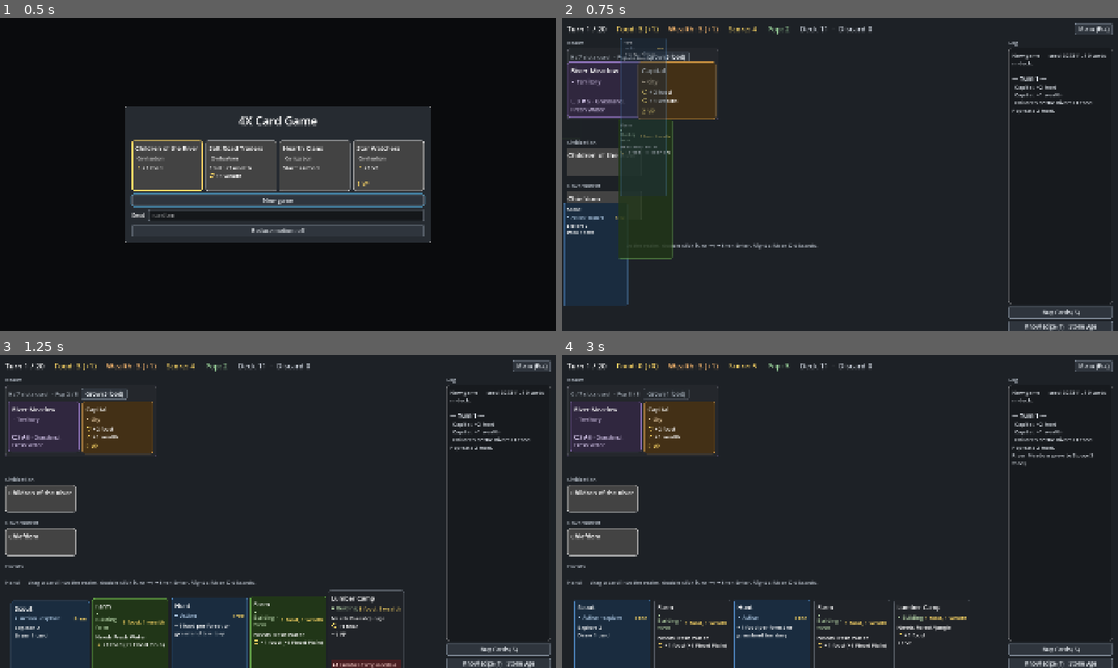
Above: before the commit, frames 1-4 (two rows, left to right).
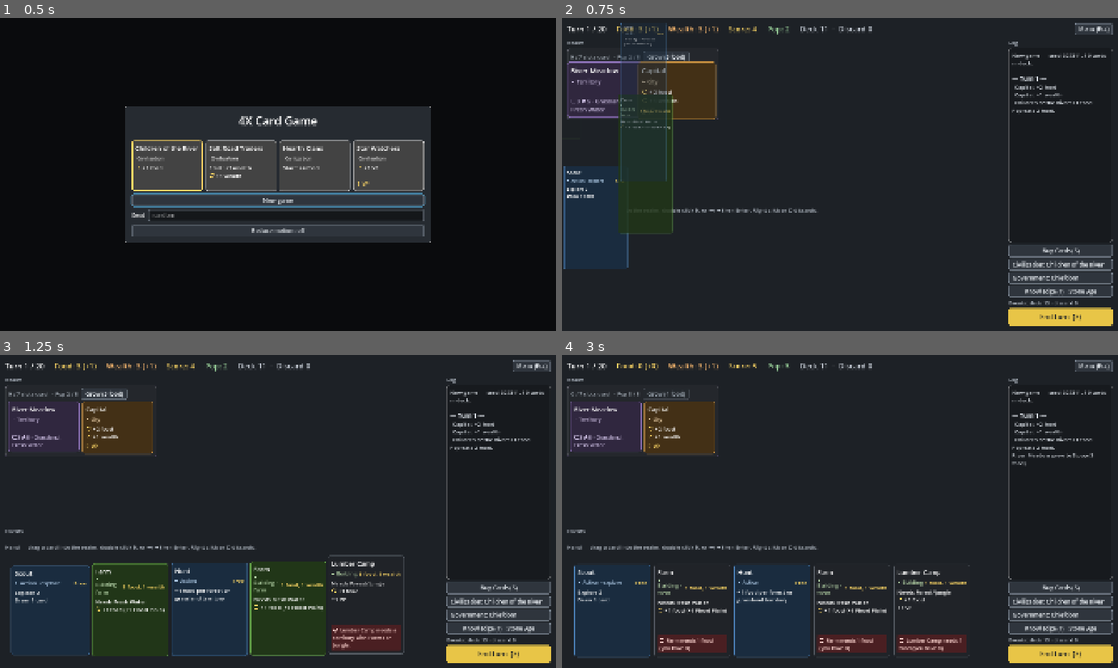
Above: after the commit, the same moments.

Repository: r888888888/4x-card-game
Game: Godot game, scene res://ui/main.tscn
The game is run twice, just before and just after one commit, with the same random seed, the same clock (stepped at 60 frames per second) and the same inputs.
Inputs (mouse positions are in pixels of both pictures, inside the frame that each line leads up to):
- Up to frame 1 (0.5 s): no input
- Up to frame 2 (0.75 s): click "New game" at 0.5 s
- Up to frame 3 (1.25 s): no input
- Up to frame 4 (3 s): tap Enter (ui_accept) at 1.25 s; drag from (606, 426) to (895, 442) at 1.27 s; drag from (678, 426) to (812, 574) at 2.02 s; click "Grow (3 food)" at 2.75 s

Frame 1 is identical in both runs. In frame 2, 9.0% of the frame differs, in the area x 0-100%, y 1-100%; in frame 3, 16%, in the area x 0-100%, y 38-100%; in frame 4, 15%.

Commit message:
088: civilization and government as side-panel lines
Co-Authored-By: Claude Opus 5.5 <noreply@anthropic.com>

Diff:
--- a/ui/main.gd
+++ b/ui/main.gd
@@ -31,11 +31,11 @@
 var _menu: GameMenu
 var _menu_return: CardView  # the card to give the focus back to when the menu closes (null: the Menu button)
 var _card_before_menu_button: CardView  # the focused card when the Menu button took the focus
-var _row_sections := {}  # zone -> its heading and row (Frontier, Known, Civilization, Government), hidden while the zone is empty
+var _row_sections := {}  # zone -> its heading and row (Frontier, Known), hidden while the zone is empty
 var _events_section: Control  # the active events' heading and row, hidden when the config has no event deck (068)
 var _events_row: HBoxContainer  # the active events, in draw order
 var _side: SidePanel
-var _play_area: VBoxContainer  # the sections, top to bottom: Realm, Frontier, Known, Civilization, Government, Events, Hand
+var _play_area: VBoxContainer  # the sections, top to bottom: Realm, Frontier, Known, Events, Hand
 var _game_over: GameOverOverlay
 var _outcome := {}  # the last card_played outcome, animated by the next _refresh
 var _outcome_point := Vector2.ZERO  # where the played card was when it was played
@@ -141,6 +141,19 @@
 		shown.append({"uid": view.uid, "id": Game.engine.zone("active_events").find(view.uid).def.id, "text": view.event_info_text()})
 	var info := _side.event_info
 	return {"visible": _events_section.visible, "info": info.text, "tooltip": info.tooltip_text, "views": shown}
+
+
+## Test hook (088): the visible civilization and government lines in the side panel, top to bottom, as {text, tooltip}.
+func identity_lines() -> Array[Dictionary]:
+	var out: Array[Dictionary] = []
+	for line in identity_buttons():
+		out.append({"text": line.text, "tooltip": line.tooltip_text})
+	return out
+
+
+## Test hook (088): the visible civilization and government lines, to press.
+func identity_buttons() -> Array[Button]:
+	return _side.identity_buttons().filter(func(b: Button): return b.visible)
 
 
 ## Test hook (053): the play area's section headings, top to bottom, as {text, tooltip}.
@@ -405,6 +418,8 @@
 		return choices.explore_exit_point()
 	if e.zone("deck").find(uid) != null:
 		return _top_bar.pile_point(0.25)
+	if e.zone("government").find(uid) != null:
+		return _side.identity_point("government")
 	if e.zone("event_discard").find(uid) != null:
 		return _side.event_info.get_global_rect().get_center()
 	return _top_bar.pile_point(0.75)
@@ -490,10 +505,6 @@
 		"Territories discovered, not yet settled. Play a city card on one to settle it.")
 	frontier = _row_sections.frontier.get_meta("row")
 	_row_sections.researched = UIKit.card_row_section(_play_area, "Known")
-	_row_sections.civilization = UIKit.card_row_section(_play_area, "Civilization",
-		"The civilization you play as. Its bonuses last all game.")
-	_row_sections.government = UIKit.card_row_section(_play_area, "Government",
-		"Your government. Its bonuses last while it rules. Play another government card to replace it.")
 	_events_section = UIKit.card_row_section(_play_area, "Events")
 	_events_row = _events_section.get_meta("row")
 
@@ -510,7 +521,7 @@
 	hand.add_theme_constant_override("separation", 12)
 	hand_pad.add_child(hand)
 
-	_side = SidePanel.new(func(): tech_tree.open())
+	_side = SidePanel.new(func(): tech_tree.open(), func(card_id: String): details.open_def(card_id))
 	body.add_child(_side)
 
 	# Effects layer, above the board and below the overlays.
--- a/ui/side_panel.gd
+++ b/ui/side_panel.gd
@@ -1,16 +1,19 @@
 class_name SidePanel
 extends VBoxContainer
-## The right-hand column: the log, the Supply button, the Knowledge button (the tech tree), the event pile line, and
-## End turn (which says how many cards to discard while the hand is over its limit).
+## The right-hand column: the log, the Supply button, the civilization and government lines (088), the Knowledge
+## button (the tech tree), the event pile line, and End turn (which says how many cards to discard while the hand is
+## over its limit).
 
 var event_info: Label  # event deck and event discard counts
 var _log: RichTextLabel
 var _knowledge: Button  # opens the tech tree (059); research itself is a card (034)
+var _identity := {}  # zone ("civilization", "government") -> its one-line button; hidden when the zone is empty
 var _end_turn_button: Button
 
 
-## on_knowledge: the Knowledge button's action (open the tech tree).
-func _init(on_knowledge: Callable) -> void:
+## on_knowledge: the Knowledge button's action (open the tech tree). on_details(card_id): what pressing a
+## civilization or government line does (open that card's details).
+func _init(on_knowledge: Callable, on_details: Callable) -> void:
 	add_theme_constant_override("separation", UIKit.HEADING_GAP)
 	add_child(UIKit.heading("Log"))
 	custom_minimum_size.x = 360
@@ -27,6 +30,14 @@
 	_log.add_theme_font_size_override("bold_font_size", 20)
 	_log.add_theme_color_override("default_color", Color("dde3ea"))
 	log_panel.add_child(_log)
+	for zone_name in ["civilization", "government"]:
+		var line := UIKit.button("", func(): on_details.call(_identity[zone_name].get_meta("card_id")))
+		line.alignment = HORIZONTAL_ALIGNMENT_LEFT
+		line.clip_text = true
+		line.text_overrun_behavior = TextServer.OVERRUN_TRIM_ELLIPSIS
+		line.hide()
+		_identity[zone_name] = line
+		add_child(line)
 	_knowledge = UIKit.button("Knowledge (T)", on_knowledge)
 	_knowledge.tooltip_text = "The tech tree: every tech by era, what it costs now and what it gives.\nPlay an Insight card to reveal 2 techs."
 	add_child(_knowledge)
@@ -68,8 +79,28 @@
 		_log.append_text(message + "\n")
 
 
-## The research and event lines and the End turn button, from engine e.
+## The civilization and government lines, top to bottom (visible or not).
+func identity_buttons() -> Array[Button]:
+	return [_identity.civilization, _identity.government] as Array[Button]
+
+
+## Where a card leaving for zone_name's line flies to (the government a player just played).
+func identity_point(zone_name: String) -> Vector2:
+	return (_identity[zone_name] as Button).get_global_rect().get_center()
+
+
+## The identity, research and event lines and the End turn button, from engine e.
 func refresh(e: GameEngine) -> void:
+	for zone_name in _identity:
+		var line: Button = _identity[zone_name]
+		var z := e.zone(zone_name)
+		line.visible = not z.is_empty()
+		if line.visible:
+			var def: CardDef = z.cards[0].def
+			line.text = "%s: %s" % [zone_name.capitalize(), def.name]
+			var rules := def.rules_tooltip(e.card_db)
+			line.tooltip_text = rules if rules != "" else "No bonus."
+			line.set_meta("card_id", def.id)
 	_knowledge.text = "Knowledge (T) · %s" % e.era_name(e.era())
 	_knowledge.visible = e.config.research_deck.size() > 0
 	event_info.visible = not e.config.get("event_deck", {}).is_empty()
Not shown, changed: docs/backlog/088-identity-in-side-panel.md
